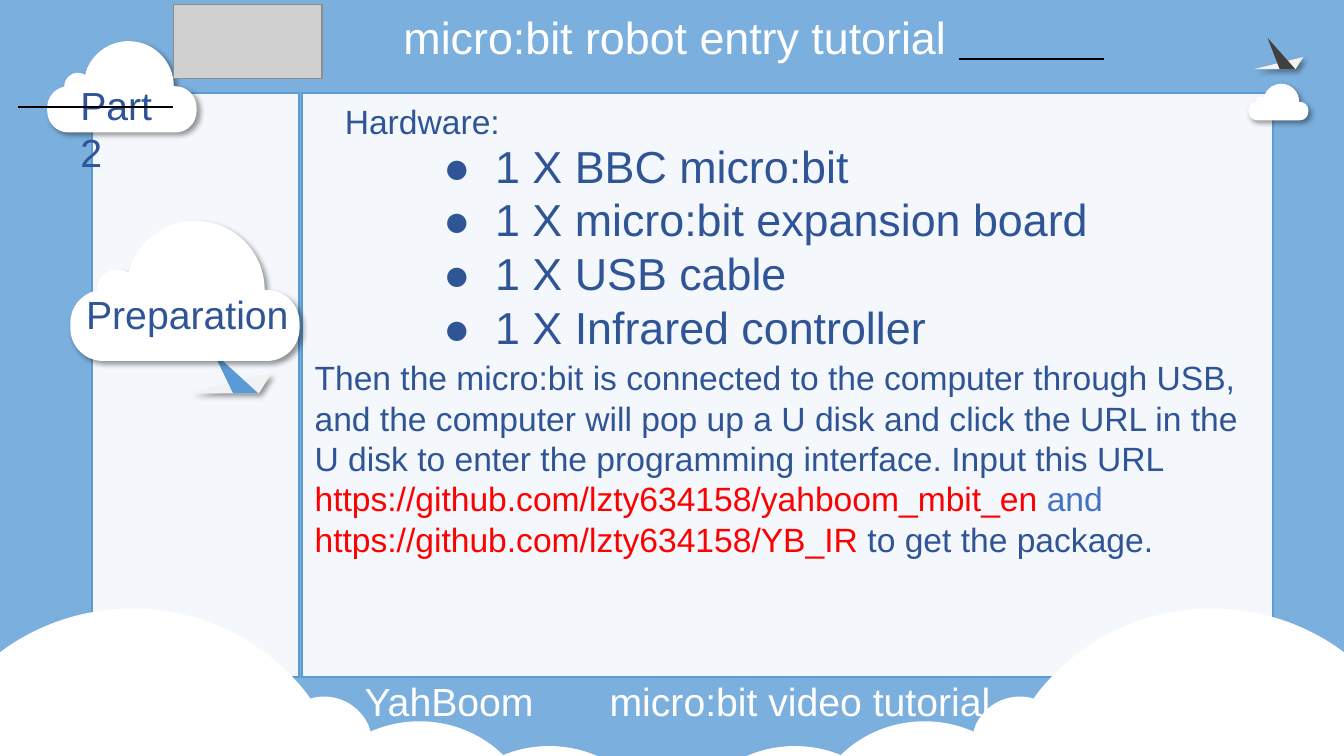
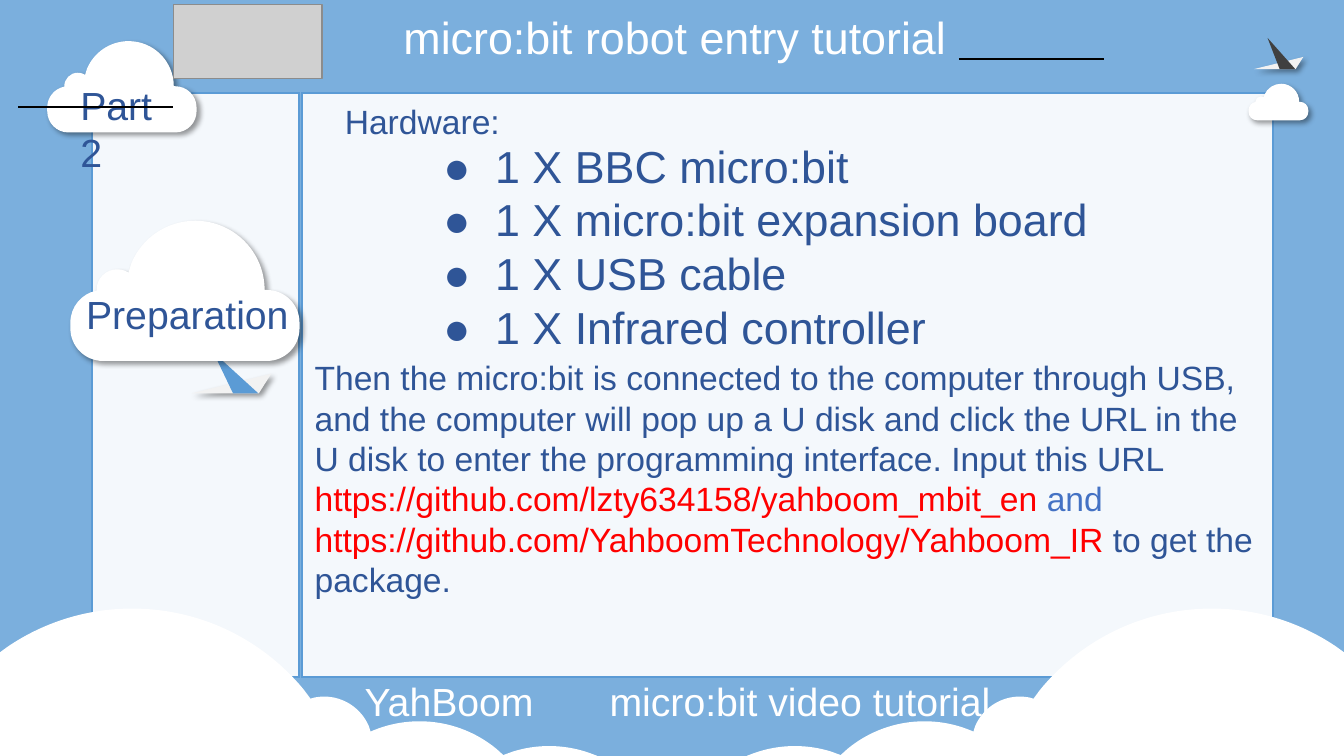
Before and after one commit to YahboomTechnology/Microbit-Smart-Car, a slide deck: slide 4 of 2.Advanced lesson/11.Infrared control/For Microbit V2/Infrared control.pptx. Drawn at 1344x756 pixels with LibreOffice and Linux fonts; fonts in the diff are those of the drawing; grey boxes stand for pictures; background and template pictures are left out. Boxes give left, top, right and bottom in pixels: in the first picture for what was removed or moved away, otherwise in the second. Text is boxed around its words. In the diff, an @@ line names an element or a change of style, - is before the commit and + after.

```diff
--- a/2.Advanced lesson/11.Infrared control/For Microbit V2/Infrared control.pptx
+++ b/2.Advanced lesson/11.Infrared control/For Microbit V2/Infrared control.pptx
@@ text at <box>315,365,1253,599</box>: text changed @@
-Then the micro:bit is connected to the computer through USB, and the computer will pop up a U disk and click the URL in the U disk to enter the programming interface. Input this URL https://github.com/lzty634158/yahboom_mbit_en and https://github.com/lzty634158/YB_IR to get the package.
+Then the micro:bit is connected to the computer through USB, and the computer will pop up a U disk and click the URL in the U disk to enter the programming interface. Input this URL https://github.com/lzty634158/yahboom_mbit_en and https://github.com/YahboomTechnology/Yahboom_IR to get the package.
```
Also in this commit, not shown: 2 other files.
